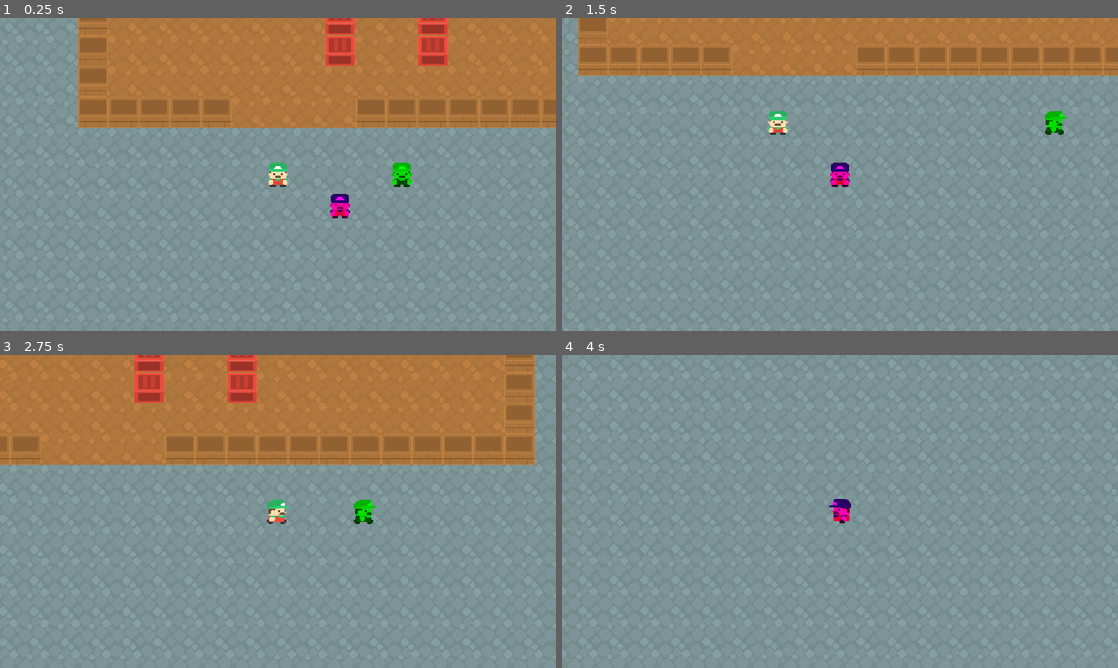
Above: before the commit, frames 1-4 (two rows, left to right).
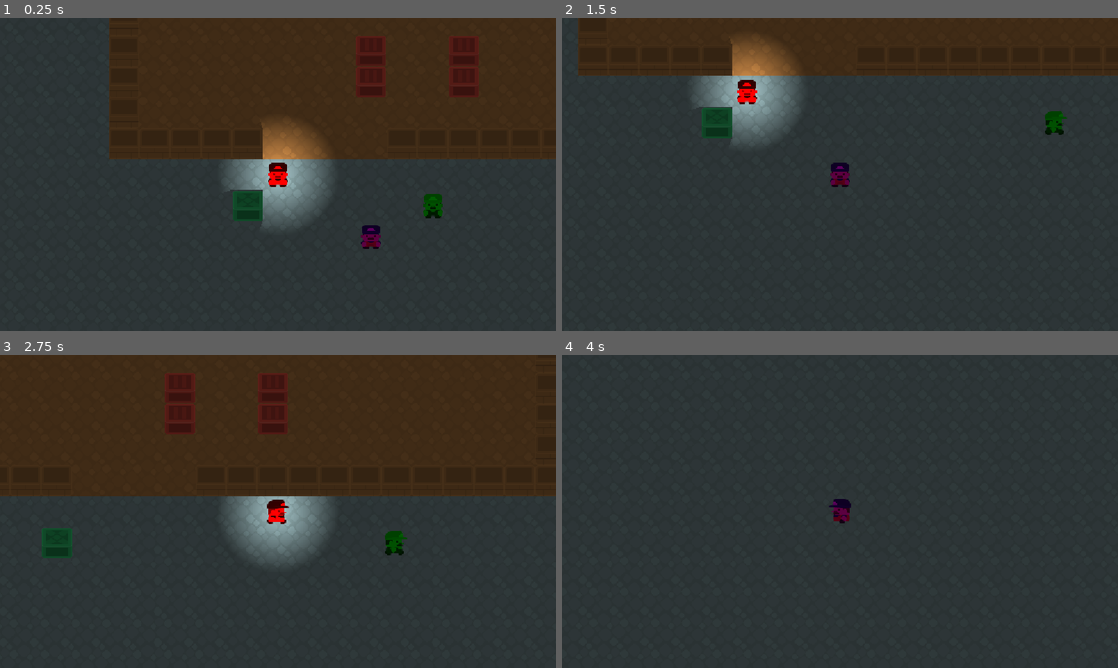
Above: after the commit, the same moments.

Repository: devbernardolopes/maze-mazey
Game: Godot game, scene res://scenes/universe.tscn
The game is run twice, just before and just after one commit, with the same random seed, the same clock (stepped at 60 frames per second) and the same inputs.
Inputs:
- Up to frame 1 (0.25 s): no input
- Up to frame 2 (1.5 s): tap Enter at 0.5 s; hold Right (right) 0.53-1.28 s; hold Tab (switch) 0.53-1.28 s; hold Down (down) from 1.28 s (still down); tap Tab (switch) at 1.35 s
- Up to frame 3 (2.75 s): release Down (down) at 2.03 s; hold Right (right) from 2.03 s (still down); hold Tab (switch) from 2.03 s (still down)
- Up to frame 4 (4 s): release Right (right) at 2.78 s; release Tab (switch) at 2.78 s; hold Up (up) 2.78-3.53 s; tap Tab (switch) at 2.85 s; tap Space at 3.5 s; hold Left (left) from 3.53 s (still down); hold Tab (switch) from 3.53 s (still down)

The runs differ from the first frame. In frame 1, 99% of the frame differs, in the area x 0-100%, y 0-100%; in frame 2, 99%; in frame 3, 99%; in frame 4, 100%.

Commit message:
lighting tests

Diff:
--- a/maze-mazey/autoloaders/helper.gd
+++ b/maze-mazey/autoloaders/helper.gd
@@ -18,7 +18,11 @@
 	SWAP = 30,
 }
 
-const TILE_SIZE: Vector2 = Vector2(64.0, 64.0)
+const TILE_LENGTH: float = 64.0
+const TILE_HALF_LENGTH: float = TILE_LENGTH / 2.0
+const TILE_SIZE: Vector2 = Vector2.ONE * TILE_LENGTH
+## Because the default [member offset] for the AnimatedSprite2D is centered.
+const TILE_HALF_SIZE: Vector2 = TILE_SIZE / 2.0
 
 # Bit masks for the named 2D physics layers in Project Settings.
 const WALLS: int = 1
--- /dev/null
+++ b/maze-mazey/resources/boxes/green_crate.tres
@@ -0,0 +1,14 @@
+[gd_resource type="Resource" script_class="BoxData" format=3 uid="uid://cc3bk8wa6aeh8"]
+
+[ext_resource type="Script" uid="uid://bwdcg754f2std" path="res://resources/goal_data.gd" id="1_picn7"]
+[ext_resource type="Resource" uid="uid://bvst2rirgt2o1" path="res://resources/goals/red_goal.tres" id="2_gv5lr"]
+[ext_resource type="Script" uid="uid://bns6xbrm1hpdp" path="res://resources/box_data.gd" id="3_w1p60"]
+[ext_resource type="SpriteFrames" uid="uid://cyxa8qyygaw0w" path="res://resources/boxes/green_crate_sprite_frames.tres" id="4_picn7"]
+
+[resource]
+script = ExtResource("3_w1p60")
+id = &"green_crate"
+name = "Green Crate"
+visual = ExtResource("4_picn7")
+goals = Array[ExtResource("1_picn7")]([ExtResource("2_gv5lr")])
+metadata/_custom_type_script = "uid://bns6xbrm1hpdp"
--- /dev/null
+++ b/maze-mazey/resources/boxes/green_crate_sprite_frames.tres
@@ -0,0 +1,18 @@
+[gd_resource type="SpriteFrames" format=3 uid="uid://cyxa8qyygaw0w"]
+
+[ext_resource type="Texture2D" uid="uid://b32kiegllbnun" path="res://assets/images/sokoban_tilesheet.png" id="1_uout8"]
+
+[sub_resource type="AtlasTexture" id="AtlasTexture_uout8"]
+atlas = ExtResource("1_uout8")
+region = Rect2(576, 0, 64, 64)
+
+[resource]
+animations = [{
+"frames": [{
+"duration": 1.0,
+"texture": SubResource("AtlasTexture_uout8")
+}],
+"loop": 1,
+"name": &"default",
+"speed": 5.0
+}]
--- a/maze-mazey/resources/entities/warrior.tres
+++ b/maze-mazey/resources/entities/warrior.tres
@@ -7,6 +7,7 @@
 script = ExtResource("1_lgbq6")
 id = &"warrior"
 name = "Warrior"
+color = Color(1, 0, 0, 1)
 move_speed = 10.0
 visual = ExtResource("2_0ehae")
 metadata/_custom_type_script = "uid://b0tku1heg8hme"
--- a/maze-mazey/resources/tilesets/walls_tileset.tres
+++ b/maze-mazey/resources/tilesets/walls_tileset.tres
@@ -1,29 +1,62 @@
 [gd_resource type="TileSet" format=3 uid="uid://ckatcmpujyxhh"]
 
 [ext_resource type="Texture2D" uid="uid://b32kiegllbnun" path="res://assets/images/sokoban_tilesheet.png" id="1_76wje"]
+
+[sub_resource type="OccluderPolygon2D" id="OccluderPolygon2D_76wje"]
+polygon = PackedVector2Array(-32, -32, 32, -32, 32, 32, -32, 32)
+
+[sub_resource type="OccluderPolygon2D" id="OccluderPolygon2D_gopy6"]
+polygon = PackedVector2Array(-32, -32, 32, -32, 32, 32, -32, 32)
+
+[sub_resource type="OccluderPolygon2D" id="OccluderPolygon2D_fyoh4"]
+polygon = PackedVector2Array(-32, -32, 32, -32, 32, 32, -32, 32)
+
+[sub_resource type="OccluderPolygon2D" id="OccluderPolygon2D_xct4v"]
+polygon = PackedVector2Array(-32, -32, 32, -32, 32, 32, -32, 32)
+
+[sub_resource type="OccluderPolygon2D" id="OccluderPolygon2D_lx48n"]
+polygon = PackedVector2Array(-32, -32, 32, -32, 32, 32, -32, 32)
+
+[sub_resource type="OccluderPolygon2D" id="OccluderPolygon2D_70ewa"]
+polygon = PackedVector2Array(-32, -32, 32, -32, 32, 32, -32, 32)
+
+[sub_resource type="OccluderPolygon2D" id="OccluderPolygon2D_rskxq"]
+polygon = PackedVector2Array(-32, -32, 32, -32, 32, 32, -32, 32)
+
+[sub_resource type="OccluderPolygon2D" id="OccluderPolygon2D_feyap"]
+polygon = PackedVector2Array(-32, -32, 32, -32, 32, 32, -32, 32)
 
 [sub_resource type="TileSetAtlasSource" id="TileSetAtlasSource_mva35"]
 texture = ExtResource("1_76wje")
 texture_region_size = Vector2i(64, 64)
 6:6/0 = 0
+6:6/0/occlusion_layer_0/polygon_0/polygon = SubResource("OccluderPolygon2D_76wje")
 6:6/0/physics_layer_0/polygon_0/points = PackedVector2Array(-32, -32, 32, -32, 32, 32, -32, 32)
 7:6/0 = 0
+7:6/0/occlusion_layer_0/polygon_0/polygon = SubResource("OccluderPolygon2D_fyoh4")
 7:6/0/physics_layer_0/polygon_0/points = PackedVector2Array(-32, -32, 32, -32, 32, 32, -32, 32)
 8:6/0 = 0
+8:6/0/occlusion_layer_0/polygon_0/polygon = SubResource("OccluderPolygon2D_lx48n")
 8:6/0/physics_layer_0/polygon_0/points = PackedVector2Array(-32, -32, 32, -32, 32, 32, -32, 32)
 9:6/0 = 0
+9:6/0/occlusion_layer_0/polygon_0/polygon = SubResource("OccluderPolygon2D_rskxq")
 9:6/0/physics_layer_0/polygon_0/points = PackedVector2Array(-32, -32, 32, -32, 32, 32, -32, 32)
 9:7/0 = 0
+9:7/0/occlusion_layer_0/polygon_0/polygon = SubResource("OccluderPolygon2D_feyap")
 9:7/0/physics_layer_0/polygon_0/points = PackedVector2Array(-32, -32, 32, -32, 32, 32, -32, 32)
 8:7/0 = 0
+8:7/0/occlusion_layer_0/polygon_0/polygon = SubResource("OccluderPolygon2D_70ewa")
 8:7/0/physics_layer_0/polygon_0/points = PackedVector2Array(-32, -32, 32, -32, 32, 32, -32, 32)
 7:7/0 = 0
+7:7/0/occlusion_layer_0/polygon_0/polygon = SubResource("OccluderPolygon2D_xct4v")
 7:7/0/physics_layer_0/polygon_0/points = PackedVector2Array(-32, -32, 32, -32, 32, 32, -32, 32)
 6:7/0 = 0
+6:7/0/occlusion_layer_0/polygon_0/polygon = SubResource("OccluderPolygon2D_gopy6")
 6:7/0/physics_layer_0/polygon_0/points = PackedVector2Array(-32, -32, 32, -32, 32, 32, -32, 32)
 
 [resource]
 tile_size = Vector2i(64, 64)
+occlusion_layer_0/light_mask = 1
 physics_layer_0/collision_layer = 1
 physics_layer_0/collision_mask = 11
 sources/1 = SubResource("TileSetAtlasSource_mva35")
--- a/maze-mazey/scenes/box.tscn
+++ b/maze-mazey/scenes/box.tscn
@@ -5,6 +5,9 @@
 [sub_resource type="RectangleShape2D" id="RectangleShape2D_m7uww"]
 
 [sub_resource type="SpriteFrames" id="SpriteFrames_m7uww"]
+
+[sub_resource type="OccluderPolygon2D" id="OccluderPolygon2D_m7uww"]
+polygon = PackedVector2Array(-32, -32, 32, -32, 32, 32, -32, 32)
 
 [node name="Box" type="Area2D" unique_id=2089930365]
 collision_layer = 2
@@ -16,3 +19,6 @@
 
 [node name="Visual" type="AnimatedSprite2D" parent="." unique_id=1666103830]
 sprite_frames = SubResource("SpriteFrames_m7uww")
+
+[node name="Occluder" type="LightOccluder2D" parent="." unique_id=403711550]
+occluder = SubResource("OccluderPolygon2D_m7uww")
--- /dev/null
+++ b/maze-mazey/scenes/boxes/green_crate.tscn
@@ -0,0 +1,11 @@
+[gd_scene format=3 uid="uid://c514tsxkeuxor"]
+
+[ext_resource type="Script" uid="uid://cghj0ndo5jyxr" path="res://scripts/box.gd" id="1_pgxkk"]
+[ext_resource type="Resource" uid="uid://cc3bk8wa6aeh8" path="res://resources/boxes/green_crate.tres" id="2_pu6fw"]
+
+[node name="GreenCrate" type="Area2D" unique_id=512959586]
+collision_layer = 2
+collision_mask = 11
+script = ExtResource("1_pgxkk")
+data = ExtResource("2_pu6fw")
+metadata/_custom_type_script = "uid://cghj0ndo5jyxr"
--- a/maze-mazey/scenes/boxes/red_crate.tscn
+++ b/maze-mazey/scenes/boxes/red_crate.tscn
@@ -3,7 +3,7 @@
 [ext_resource type="Script" uid="uid://cghj0ndo5jyxr" path="res://scripts/box.gd" id="1_5wfn6"]
 [ext_resource type="Resource" uid="uid://00dtcgiro8kb" path="res://resources/boxes/red_crate.tres" id="2_0o8ku"]
 
-[node name="RedCrate" type="Area2D" unique_id=463306891]
+[node name="RedCrate" type="Area2D" unique_id=1009570044]
 collision_layer = 2
 collision_mask = 11
 script = ExtResource("1_5wfn6")
--- a/maze-mazey/scenes/universe.tscn
+++ b/maze-mazey/scenes/universe.tscn
@@ -5,11 +5,14 @@
 [ext_resource type="PackedScene" uid="uid://ceh2nefsttimk" path="res://scenes/boxes/red_crate.tscn" id="3_5fwve"]
 [ext_resource type="PackedScene" uid="uid://4jafssl4kpga" path="res://scenes/goals/red_goal.tscn" id="3_yb76g"]
 [ext_resource type="TileSet" uid="uid://ckatcmpujyxhh" path="res://resources/tilesets/walls_tileset.tres" id="4_jegdv"]
+[ext_resource type="PackedScene" uid="uid://c514tsxkeuxor" path="res://scenes/boxes/green_crate.tscn" id="5_3yicu"]
 [ext_resource type="PackedScene" uid="uid://dtod6lbtobbc5" path="res://scenes/entities/warrior.tscn" id="5_uc3kj"]
 [ext_resource type="Script" uid="uid://c540ipvnpy5ky" path="res://scripts/follow_camera.gd" id="6_jegdv"]
 [ext_resource type="Script" uid="uid://ddd03s26mmylb" path="res://scripts/player_controller.gd" id="6_qbb8e"]
 [ext_resource type="PackedScene" uid="uid://cil8i7gt0rxvk" path="res://scenes/entities/thief.tscn" id="7_56nod"]
 [ext_resource type="PackedScene" uid="uid://c1kdelr677p33" path="res://scenes/entities/wizard.tscn" id="8_5fwve"]
+[ext_resource type="Texture2D" uid="uid://b7fqci3uxhpfo" path="res://assets/images/2d_lights_and_shadows_neutral_point_light.webp" id="8_7viwd"]
+[ext_resource type="Script" uid="uid://bx1osbeis1thj" path="res://scripts/hud.gd" id="13_yanup"]
 
 [node name="Universe" type="Node2D" unique_id=344054082]
 script = ExtResource("1_pol6k")
@@ -49,6 +52,9 @@
 [node name="RedCrate4" parent="Boxes" unique_id=1147003066 instance=ExtResource("3_5fwve")]
 position = Vector2(-160, 288)
 
+[node name="GreenCrate" parent="Boxes" unique_id=512959586 instance=ExtResource("5_3yicu")]
+position = Vector2(-608, 608)
+
 [node name="Walls" type="TileMapLayer" parent="." unique_id=651936287]
 tile_map_data = PackedByteArray("AADt/x0AAQAHAAcAAADu/x0AAQAHAAcAAADv/x0AAQAHAAcAAADw/x0AAQAHAAcAAADx/x0AAQAHAAcAAADy/x …(5584 unchanged characters)…
 tile_set = ExtResource("4_jegdv")
@@ -56,13 +62,17 @@
 [node name="Entities" type="Node2D" parent="." unique_id=2052049750]
 
 [node name="Warrior" parent="Entities" unique_id=381364121 instance=ExtResource("5_uc3kj")]
-position = Vector2(-480, 608)
+position = Vector2(-544, 544)
 collision_layer = 8
 collision_mask = 11
 
 [node name="PlayerController" type="Node" parent="Entities/Warrior" unique_id=624610097]
 script = ExtResource("6_qbb8e")
 metadata/_custom_type_script = "uid://ddd03s26mmylb"
+
+[node name="PointLight2D" type="PointLight2D" parent="Entities/Warrior" unique_id=388999388]
+shadow_enabled = true
+texture = ExtResource("8_7viwd")
 
 [node name="Thief" parent="Entities" unique_id=178306753 instance=ExtResource("7_56nod")]
 position = Vector2(-224, 608)
@@ -82,3 +92,9 @@
 script = ExtResource("6_jegdv")
 target = NodePath("../Entities/Warrior")
 metadata/_custom_type_script = "uid://c540ipvnpy5ky"
+
+[node name="CanvasModulate" type="CanvasModulate" parent="." unique_id=1623358429]
+color = Color(0.35906908, 0.35906908, 0.35906908, 1)
+
+[node name="Hud" type="CanvasLayer" parent="." unique_id=2043298697]
+script = ExtResource("13_yanup")
--- a/maze-mazey/scripts/box.gd
+++ b/maze-mazey/scripts/box.gd
@@ -9,6 +9,7 @@
 
 var visual: AnimatedSprite2D = null
 var collision: CollisionShape2D = null
+var occluder: LightOccluder2D = null
 var is_moving: bool = false
 
 var _move_target: Vector2 = Vector2.ZERO
@@ -24,6 +25,16 @@
 	collision_layer = Helper.BOXES
 	collision_mask = Helper.ENTITIES | Helper.WALLS | Helper.BOXES
 	add_child(collision)
+	occluder = LightOccluder2D.new()
+	occluder.occluder = OccluderPolygon2D.new()
+	occluder.occluder.polygon = [
+			Vector2.ZERO - Helper.TILE_HALF_SIZE,
+			Vector2(Helper.TILE_HALF_LENGTH, Helper.TILE_HALF_LENGTH * -1.0),
+			Vector2.ONE * Helper.TILE_HALF_SIZE,
+			Vector2(Helper.TILE_HALF_LENGTH * -1.0, Helper.TILE_HALF_LENGTH),
+			]
+	print(occluder.occluder.polygon)
+	add_child(occluder)
 	_refresh_visual()
 
 
--- /dev/null
+++ b/maze-mazey/scripts/hud.gd
@@ -0,0 +1,2 @@
+class_name Hud
+extends CanvasLayer
Binary file added: maze-mazey/assets/images/2d_lights_and_shadows_neutral_point_light.webp
Not shown, added: maze-mazey/assets/images/2d_lights_and_shadows_neutral_point_light.webp.import
Not shown, added: maze-mazey/scripts/hud.gd.uid
